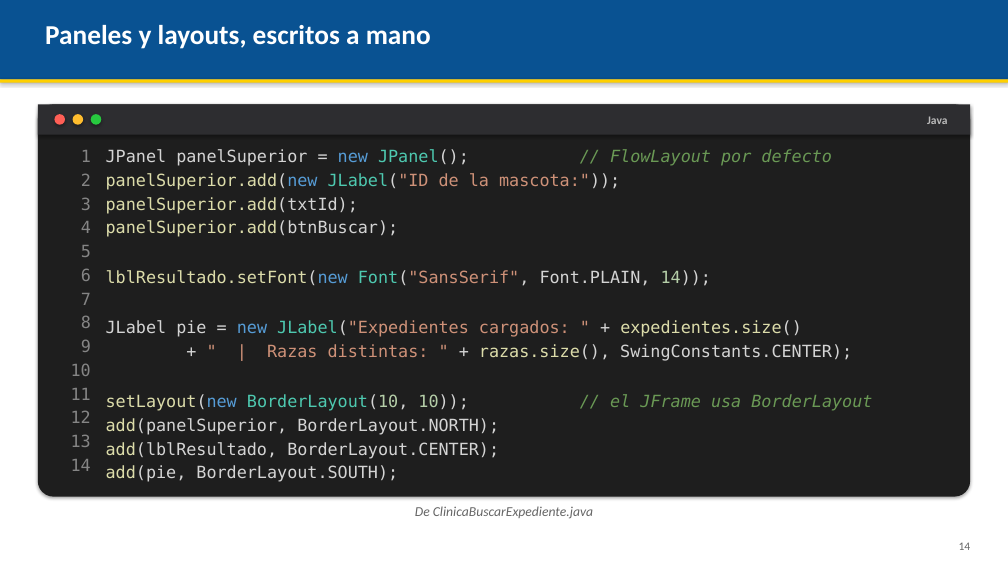
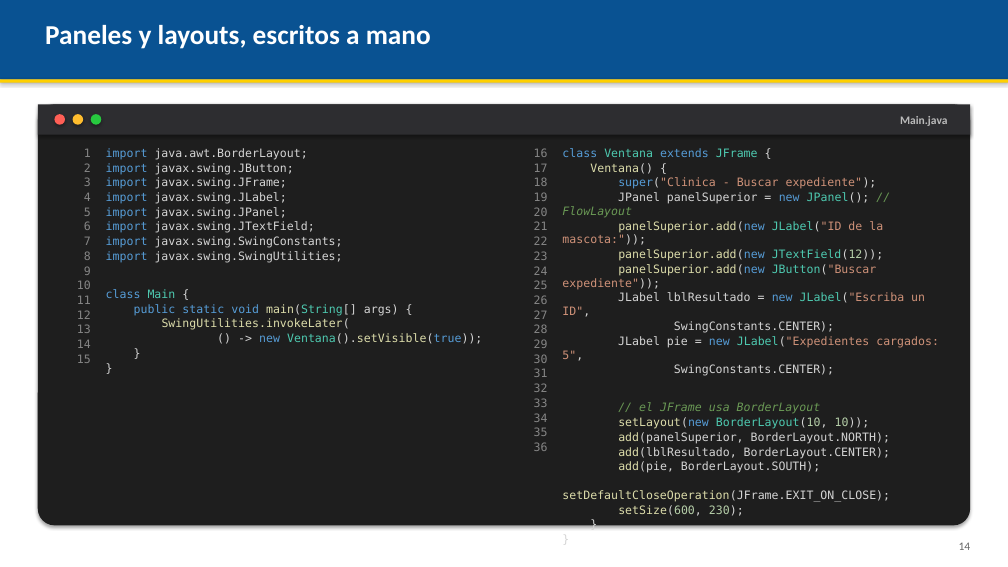
Before and after one commit to AndresDFX/UNIAJ, a slide deck: slide 14 of Programacion II/Clases/Clase 4 - Mapas conjuntos e interfaces graficas GUI/Presentacion.pptx. Drawn at 1008x567 pixels with LibreOffice and Linux fonts; fonts in the diff are those of the drawing. Boxes give left, top, right and bottom in pixels: in the first picture for what was removed or moved away, otherwise in the second. Text is boxed around its words. In the diff, an @@ line names an element or a change of style, - is before the commit and + after.

```diff
--- a/Programacion II/Clases/Clase 4 - Mapas conjuntos e interfaces graficas GUI/Presentacion.pptx
+++ b/Programacion II/Clases/Clase 4 - Mapas conjuntos e interfaces graficas GUI/Presentacion.pptx
@@ rounded rectangle: place and size @@
-rounded rectangle at (38,104,970,497)
+rounded rectangle at (38,104,970,526)
@@ text at (900,116,947,126): text changed @@
-Java
+Main.java
@@ text at (77,148,91,348): size 16 to 11 pt; less space between paragraphs @@
@@ text added at (106,148,482,344), 11 pt, text #D4D4D4 @@
+import java.awt.BorderLayout;
+import javax.swing.JButton;
+import javax.swing.JFrame;
+import javax.swing.JLabel;
+import javax.swing.JPanel;
+import javax.swing.JTextField;
+import javax.swing.SwingConstants;
+import javax.swing.SwingUtilities;
+class Main {
+public static void main(String[] args) {
+SwingUtilities.invokeLater(
+() -> new Ventana().setVisible(true));
+}
+}
@@ text added at (534,148,548,451), 11 pt, text #858585 @@
+16
+17
+18
+19
+20
+21
+22
+23
+24
+25
+26
+27
+28
+29
+30
+31
+32
+33
+34
+35
+36
@@ text "class Ventana extends JFrame {": place and size @@
-text "class Ventana extends JFrame {" at (106,149,852,482)
+text "class Ventana extends JFrame {" at (562,148,939,516)
@@ text at (562,148,877,218): text changed; size 16 to 11 pt @@
-JPanel panelSuperior = new JPanel(); // FlowLayout por defecto
+class Ventana extends JFrame {
+Ventana() {
+super("Clinica - Buscar expediente");
+JPanel panelSuperior = new JPanel(); // FlowLayout
@@ text at (562,221,890,473): size 16 to 11 pt in "panelSuperior.add(new JLabel("ID de la mascota:"));", "add(panelSuperior, BorderLayout.NORTH);", "add(lblResultado, BorderLayout.CENTER);", "add(pie, BorderLayout.SOUTH);"; less space between paragraphs @@
@@ text at (562,249,939,429): text changed; size 16 to 11 pt; text colour #DCDCAA to #D4D4D4 @@
-panelSuperior.add(txtId);
-panelSuperior.add(btnBuscar);
-lblResultado.setFont(new Font("SansSerif", Font.PLAIN, 14));
-JLabel pie = new JLabel("Expedientes cargados: " + expedientes.size()
-+ " | Razas distintas: " + razas.size(), SwingConstants.CENTER);
-setLayout(new BorderLayout(10, 10)); // el JFrame usa BorderLayout
+panelSuperior.add(new JTextField(12));
+panelSuperior.add(new JButton("Buscar expediente"));
+JLabel lblResultado = new JLabel("Escriba un ID",
+SwingConstants.CENTER);
+JLabel pie = new JLabel("Expedientes cargados: 5",
+SwingConstants.CENTER);
+// el JFrame usa BorderLayout
+setLayout(new BorderLayout(10, 10));
@@ text at (77,354,91,363): paragraph added @@
+15
@@ text removed at (415,506,593,519) @@
-De ClinicaBuscarExpediente.java
@@ text at (562,490,890,516): paragraphs added @@
+setDefaultCloseOperation(JFrame.EXIT_ON_CLOSE);
+setSize(600, 230);
+}
+}
```
Also in this commit, not shown: 7 other slides changed, 53 other files.
